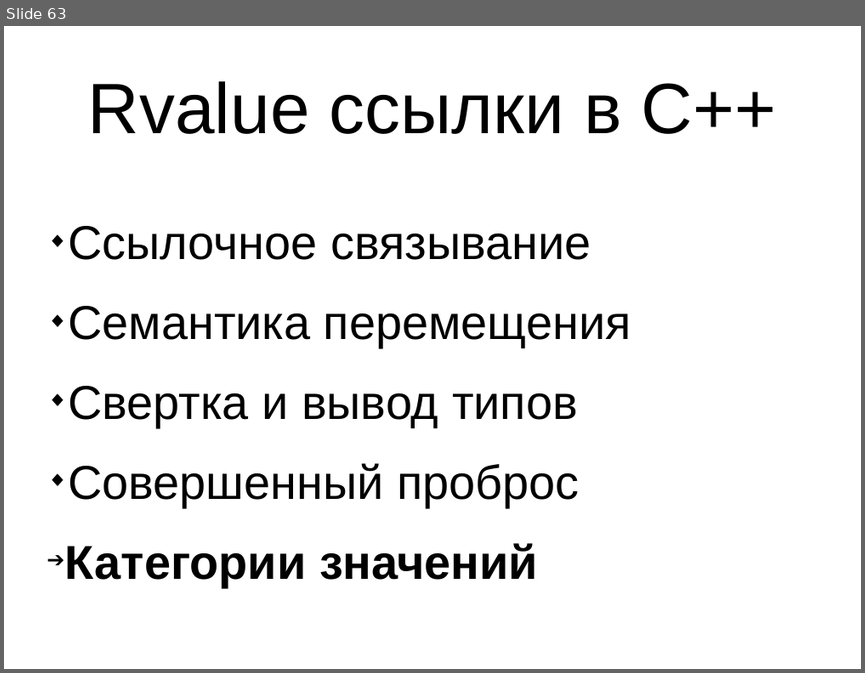
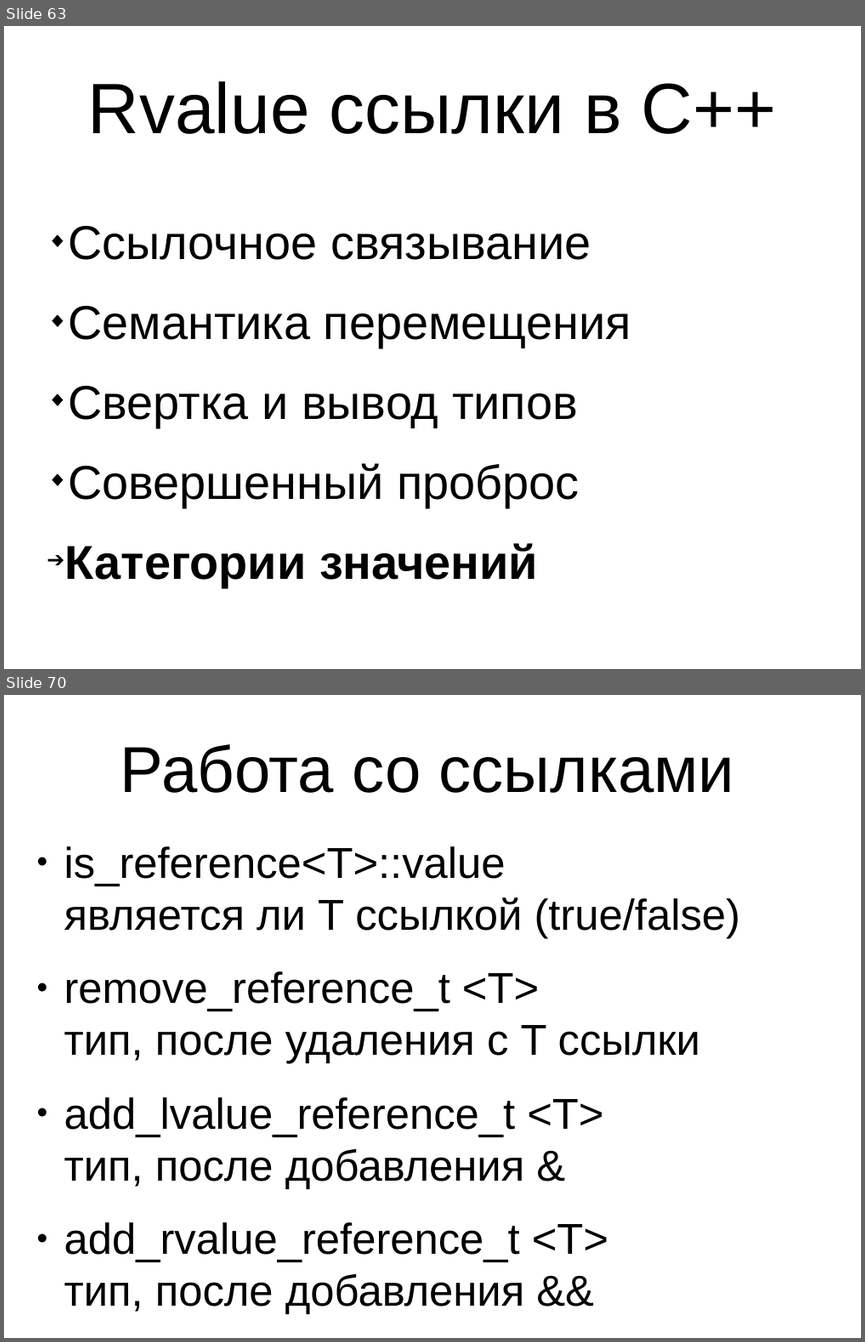
Before and after one commit to MIPT-ILab/cpp-lects-rus, a slide deck: slides/lec1-9-rvalues.odp. Shown one above the other, each under a label of ours: slide 63 before the commit, slides 63 and 70 after it; the slides between them are not shown. The pictures are 865x673 and 865x1342 pixels, drawn with LibreOffice and Linux fonts; fonts in the diff are those of the drawing. Boxes give left, top, right and bottom in pixels: in the first picture for what was removed or moved away, otherwise in the second. Text is boxed around its words. In the diff, an @@ line names an element or a change of style, - is before the commit and + after.

```diff
--- a/slides/lec1-9-rvalues.odp
+++ b/slides/lec1-9-rvalues.odp
@@ slide 70 added at (x1=4, y1=695, x2=861, y2=1338), background #FFFFFF @@
@@ title added at (x1=120, y1=744, x2=734, y2=793), 60 pt, text #000000 @@
+Работа со ссылками
@@ text added at (x1=64, y1=846, x2=741, y2=1314), 40 pt, text #000000 @@
+● is_reference<T>::value
+  является ли T ссылкой (true/false)
+● remove_reference_t <T>
+  тип, после удаления с T ссылки
+● add_lvalue_reference_t <T>
+  тип, после добавления &
+● add_rvalue_reference_t <T>
+  тип, после добавления &&
```
Also in this commit, not shown: 1 slide changed, 11 other slides added.
